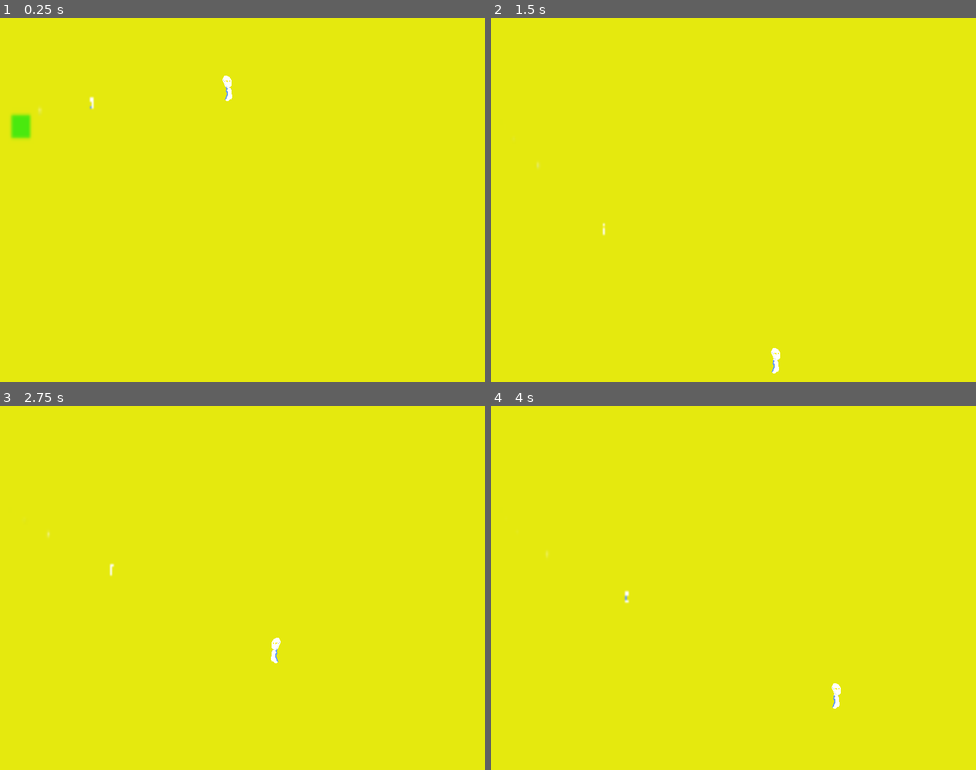
Above: before the commit, frames 1-4 (two rows, left to right).
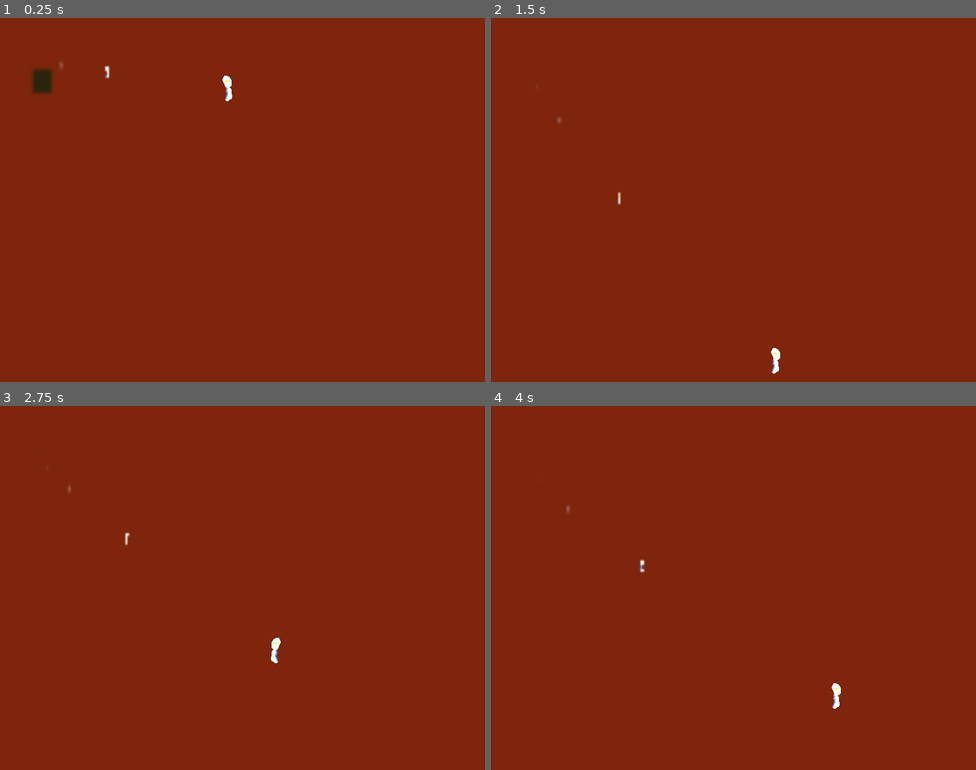
Above: after the commit, the same moments.

Repository: Axeltherabbit/ld47
Game: Godot game, scene res://scenes/room.tscn
The game is run twice, just before and just after one commit, with the same random seed, the same clock (stepped at 60 frames per second) and the same inputs. The project has no main scene, so this scene is started directly.
Inputs:
- Up to frame 1 (0.25 s): no input
- Up to frame 2 (1.5 s): hold E 0.53-1.28 s; hold D from 0.53 s (still down); tap Space at 0.77 s; tap E at 1.35 s
- Up to frame 3 (2.75 s): tap Space at 1.52 s; release D at 2.03 s; hold A from 2.03 s (still down); hold E from 2.03 s (still down)
- Up to frame 4 (4 s): release A at 2.78 s; release E at 2.78 s; hold D from 2.78 s (still down); tap E at 2.85 s; tap Space at 3.02, 3.77 s; hold E from 3.53 s (still down)

The runs differ from the first frame. In frame 1, 100% of the frame differs, in the area x 0-100%, y 0-100%; in frame 2, 100%; in frame 3, 100%; in frame 4, 100%.

Commit message:
finished the platforms

Diff:
--- a/project.godot
+++ b/project.godot
@@ -21,7 +21,7 @@
 [display]
 
 window/size/width=800
-window/stretch/mode="viewport"
+window/stretch/mode="2d"
 window/stretch/aspect="keep"
 
 [rendering]
--- a/scenes/room.tscn
+++ b/scenes/room.tscn
@@ -1,15 +1,35 @@
-[gd_scene load_steps=7 format=2]
+[gd_scene load_steps=15 format=2]
 
 [ext_resource path="res://assets/2D/room.png" type="Texture" id=1]
 [ext_resource path="res://scripts/room.gd" type="Script" id=2]
 [ext_resource path="res://scenes/pg.tscn" type="PackedScene" id=3]
 [ext_resource path="res://scenes/screen.tscn" type="PackedScene" id=4]
+[ext_resource path="res://assets/2D/rotatebutton.png" type="Texture" id=5]
+[ext_resource path="res://assets/2D/platform.png" type="Texture" id=6]
+
+[sub_resource type="Animation" id=8]
+resource_name = "movement#"
+length = 10.0
+tracks/0/type = "value"
+tracks/0/path = NodePath(".:position")
+tracks/0/interp = 1
+tracks/0/loop_wrap = true
+tracks/0/imported = false
+tracks/0/enabled = true
+tracks/0/keys = {
+"times": PoolRealArray( 0, 10 ),
+"transitions": PoolRealArray( 1, 1 ),
+"update": 0,
+"values": [ Vector2( 185.829, 178.342 ), Vector2( 712.476, 180.862 ) ]
+}
 
 [sub_resource type="RectangleShape2D" id=1]
+extents = Vector2( 40.7142, 40.5396 )
+
+[sub_resource type="RectangleShape2D" id=2]
 extents = Vector2( 436.073, 41.7654 )
 
-[sub_resource type="Animation" id=2]
-resource_name = "rotation"
+[sub_resource type="Animation" id=3]
 length = 5.0
 loop = true
 tracks/0/type = "value"
@@ -25,6 +45,18 @@
 "values": [ 0.0, 0.0, 360.0 ]
 }
 
+[sub_resource type="RectangleShape2D" id=7]
+extents = Vector2( 77.4304, 10 )
+
+[sub_resource type="RectangleShape2D" id=6]
+extents = Vector2( 80.9754, 10 )
+
+[sub_resource type="RectangleShape2D" id=5]
+extents = Vector2( 74.7591, 13.0685 )
+
+[sub_resource type="RectangleShape2D" id=4]
+extents = Vector2( 80.5817, 26.8974 )
+
 [node name="room" type="Control"]
 anchor_right = 1.0
 anchor_bottom = 1.0
@@ -34,33 +66,48 @@
 }
 
 [node name="screen" parent="." instance=ExtResource( 4 )]
-position = Vector2( 160.402, 229.196 )
-
-[node name="Sprite" type="Sprite" parent="."]
+position = Vector2( 185.829, 178.342 )
+
+[node name="AnimationPlayer" type="AnimationPlayer" parent="screen"]
+anims/movement# = SubResource( 8 )
+
+[node name="background" type="Sprite" parent="."]
+modulate = Color( 0.54902, 0.156863, 0.792157, 1 )
 show_behind_parent = true
 texture = ExtResource( 1 )
 centered = false
 
-[node name="StaticBody2D" type="StaticBody2D" parent="."]
+[node name="startbutton" type="Area2D" parent="."]
+visible = false
+position = Vector2( 686.286, 413.54 )
+
+[node name="sprite" type="Sprite" parent="startbutton"]
+texture = ExtResource( 5 )
+
+[node name="CollisionShape2D" type="CollisionShape2D" parent="startbutton"]
+position = Vector2( 3, 3 )
+shape = SubResource( 1 )
+
+[node name="roomcollisions" type="StaticBody2D" parent="."]
 position = Vector2( 374.577, 95.8917 )
 
-[node name="CollisionShape2D" type="CollisionShape2D" parent="StaticBody2D"]
+[node name="CollisionShape2D" type="CollisionShape2D" parent="roomcollisions"]
 position = Vector2( 43.4509, 531.899 )
-shape = SubResource( 1 )
-
-[node name="CollisionShape2D2" type="CollisionShape2D" parent="StaticBody2D"]
+shape = SubResource( 2 )
+
+[node name="CollisionShape2D2" type="CollisionShape2D" parent="roomcollisions"]
 position = Vector2( 26.9695, -118.366 )
-shape = SubResource( 1 )
-
-[node name="CollisionShape2D3" type="CollisionShape2D" parent="StaticBody2D"]
+shape = SubResource( 2 )
+
+[node name="CollisionShape2D3" type="CollisionShape2D" parent="roomcollisions"]
 position = Vector2( 456.984, 241.227 )
 rotation = 1.5708
-shape = SubResource( 1 )
-
-[node name="CollisionShape2D4" type="CollisionShape2D" parent="StaticBody2D"]
+shape = SubResource( 2 )
+
+[node name="CollisionShape2D4" type="CollisionShape2D" parent="roomcollisions"]
 position = Vector2( -401.546, 209.763 )
 rotation = 1.5708
-shape = SubResource( 1 )
+shape = SubResource( 2 )
 
 [node name="pg" parent="." instance=ExtResource( 3 )]
 position = Vector2( 374.577, 95.8917 )
@@ -84,7 +131,7 @@
 current = true
 
 [node name="AnimationPlayer" type="AnimationPlayer" parent="Camera2D"]
-anims/rotation = SubResource( 2 )
+anims/rotation = SubResource( 3 )
 
 [node name="1seccounter" type="Timer" parent="."]
 autostart = true
@@ -92,5 +139,71 @@
 [node name="viewportupdater" type="Timer" parent="."]
 wait_time = 0.1
 autostart = true
+
+[node name="platforms" type="StaticBody2D" parent="."]
+
+[node name="enable2" type="Area2D" parent="platforms"]
+visible = false
+
+[node name="CollisionShape" type="CollisionShape2D" parent="platforms/enable2"]
+position = Vector2( 278.443, 433.413 )
+shape = SubResource( 7 )
+disabled = true
+
+[node name="enable3" type="Area2D" parent="platforms"]
+visible = false
+position = Vector2( 182.987, 462.987 )
+
+[node name="CollisionShape" type="CollisionShape2D" parent="platforms/enable3"]
+position = Vector2( -54.1586, -141.676 )
+shape = SubResource( 6 )
+disabled = true
+
+[node name="enable1" type="Area2D" parent="platforms"]
+visible = false
+position = Vector2( 330.03, 578.601 )
+
+[node name="CollisionShape" type="CollisionShape2D" parent="platforms/enable1"]
+position = Vector2( 3.3674, -44.8984 )
+shape = SubResource( 5 )
+disabled = true
+
+[node name="platform1" type="CollisionShape2D" parent="platforms"]
+visible = false
+position = Vector2( 330.03, 578.601 )
+shape = SubResource( 4 )
+disabled = true
+
+[node name="Sprite" type="Sprite" parent="platforms/platform1"]
+position = Vector2( -6.33835, -7.05219 )
+scale = Vector2( 2.1107, 1.18449 )
+texture = ExtResource( 6 )
+
+[node name="platform2" type="CollisionShape2D" parent="platforms"]
+visible = false
+position = Vector2( 278.439, 472.246 )
+shape = SubResource( 4 )
+disabled = true
+
+[node name="Sprite2" type="Sprite" parent="platforms/platform2"]
+position = Vector2( -5.25815, 5.01599 )
+scale = Vector2( 2.1107, 2.18449 )
+texture = ExtResource( 6 )
+
+[node name="platform3" type="CollisionShape2D" parent="platforms"]
+visible = false
+position = Vector2( 123.667, 361.127 )
+shape = SubResource( 4 )
+disabled = true
+
+[node name="Sprite3" type="Sprite" parent="platforms/platform3"]
+position = Vector2( 4.71623, 2.7663 )
+scale = Vector2( -1.92216, 2.01614 )
+texture = ExtResource( 6 )
+[connection signal="body_entered" from="startbutton" to="." method="_on_startbutton_body_entered"]
+[connection signal="body_exited" from="startbutton" to="." method="_on_startbutton_body_exited"]
 [connection signal="timeout" from="1seccounter" to="." method="_on_1seccounter_timeout"]
 [connection signal="timeout" from="viewportupdater" to="." method="_viewportupdater"]
+[connection signal="body_entered" from="platforms/enable2" to="." method="_enableplat3"]
+[connection signal="body_entered" from="platforms/enable3" to="." method="_enable_minions"]
+[connection signal="body_entered" from="platforms/enable1" to="." method="_enableplat2"]
--- a/scripts/room.gd
+++ b/scripts/room.gd
@@ -27,3 +27,34 @@
 	c+=1
 	match c:
 		5: $welcome.show()
+		7: $startbutton.show()
+
+
+
+func enableplat(plat,ena):
+	plat.show()
+	plat.set_deferred("disabled",false)
+	ena.show()
+	ena.get_node("CollisionShape").set_deferred("disabled",false)
+
+var buttonarea=false
+func _input(event):
+	if buttonarea and $startbutton.is_visible() and Input.is_key_pressed(KEY_E):
+		$Camera2D.get_node("AnimationPlayer").set_current_animation("rotation")
+		$welcome.hide()
+		enableplat($platforms.get_node("platform1"),$platforms.get_node("enable1"))
+
+func _on_startbutton_body_entered(body):
+	buttonarea=true
+func _on_startbutton_body_exited(body):
+	buttonarea=false
+
+
+func _enableplat2(area):
+	enableplat($platforms.get_node("platform2"),$platforms.get_node("enable2"))
+func _enableplat3(area):
+	enableplat($platforms.get_node("platform3"),$platforms.get_node("enable3"))
+
+
+func _enable_minions(body):
+	$screen.get_node("AnimationPlayer").set_current_animation("movement#")
Binary file added: assets/2D/platform.png
Not shown, added: assets/2D/platform.png.import
Binary file added: assets/2D/rotatebutton.png
Not shown, added: assets/2D/rotatebutton.png.import
Binary file changed: test.png
